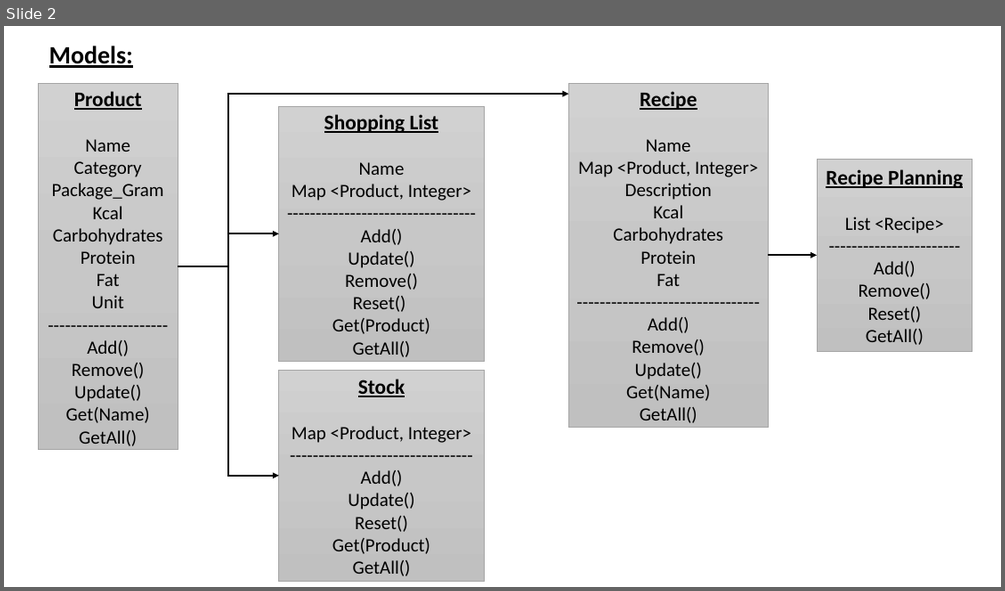
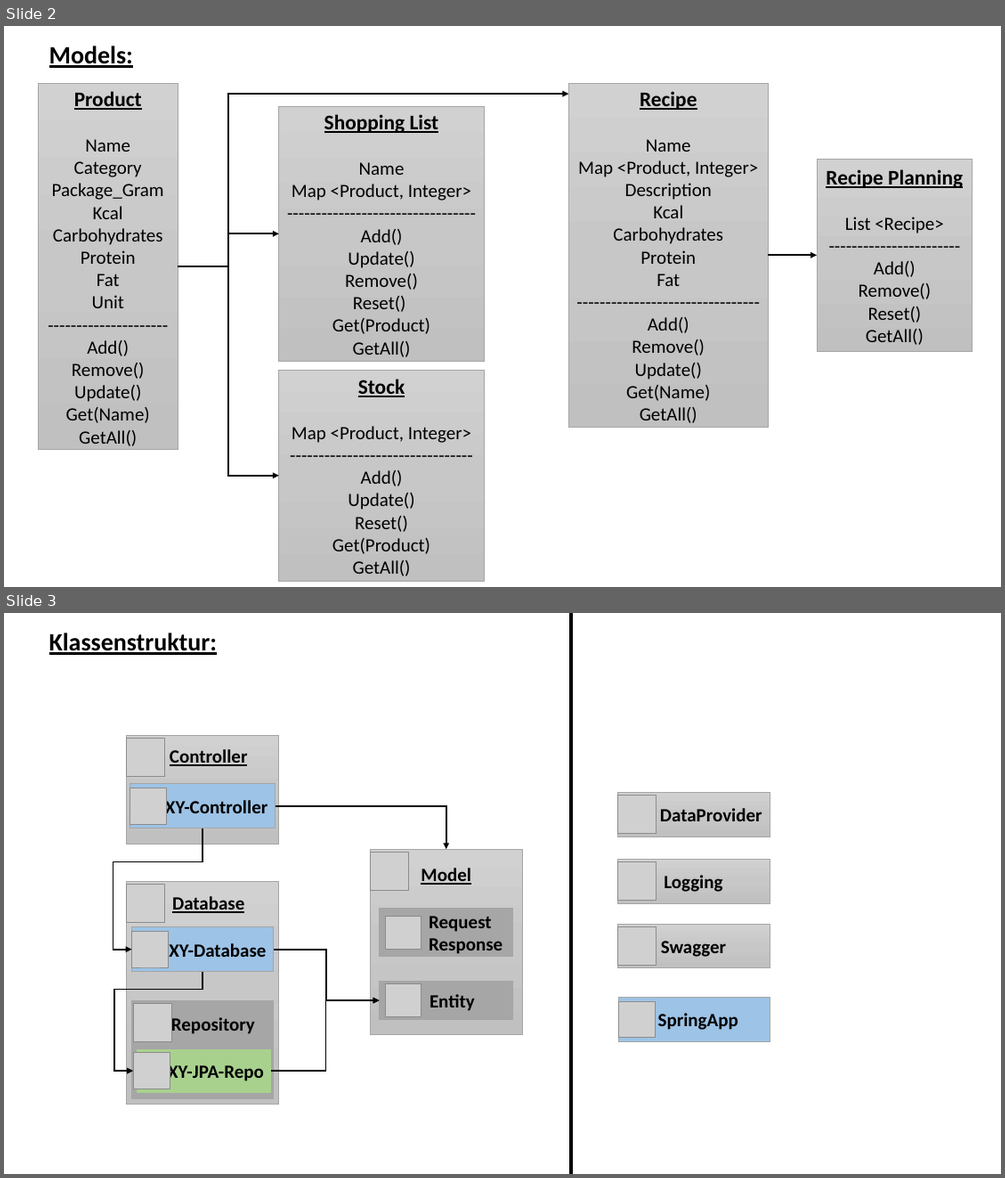
Before and after one commit to FoodAppGroup/FoodApp-Server, a slide deck: .documentation/files/Modelling.pptx. Shown one above the other, each under a label of ours: slide 2 before the commit, slides 2 and 3 after it. The pictures are 1005x591 and 1005x1178 pixels, drawn with LibreOffice and Linux fonts; fonts in the diff are those of the drawing; grey boxes stand for pictures. Boxes give left, top, right and bottom in pixels: in the first picture for what was removed or moved away, otherwise in the second. Text is boxed around its words. In the diff, an @@ line names an element or a change of style, - is before the commit and + after.

```diff
--- a/.documentation/files/Modelling.pptx
+++ b/.documentation/files/Modelling.pptx
@@ slide 3 added at box(4, 613, 1001, 1174), background #FFFFFF @@
@@ text added at box(49, 633, 217, 655), 24 pt, text #000000, bold, underline @@
+Klassenstruktur:
@@ line added from (571, 613) to (571, 1174), #000000 4 pt @@
@@ rectangle added at box(126, 735, 278, 844), fill gradient #D2D2D2 to #C8C8C8 to #C0C0C0, outline #A5A5A5 0.5 pt, 18 pt, text #000000, bold, underline @@
+Controller
@@ picture added at box(126, 738, 164, 776) @@
@@ rectangle added at box(129, 784, 275, 827), fill #9DC3E6, outline #A5A5A5 0.5 pt, 18 pt, text #000000, bold @@
+XY-Controller
@@ picture added at box(129, 788, 165, 824) @@
@@ rectangle added at box(617, 793, 769, 836), fill gradient #D2D2D2 to #C8C8C8 to #C0C0C0, outline #A5A5A5 0.5 pt, 18 pt, text #000000, bold @@
+DataProvider
@@ picture added at box(617, 795, 655, 834) @@
@@ elbow arrow added from (275, 806) to (446, 850), #000000 1.5 pt @@
@@ elbow arrow added from (202, 828) to (132, 949), #000000 1.5 pt @@
@@ rectangle added at box(371, 850, 523, 1034), fill gradient #D2D2D2 to #C8C8C8 to #C0C0C0, outline #A5A5A5 0.5 pt, 18 pt, text #000000, bold, underline @@
+Model
@@ picture added at box(371, 852, 409, 891) @@
@@ rectangle added at box(617, 859, 769, 903), fill gradient #D2D2D2 to #C8C8C8 to #C0C0C0, outline #A5A5A5 0.5 pt, 18 pt, text #000000, bold @@
+Logging
@@ picture added at box(617, 862, 655, 900) @@
@@ rectangle added at box(126, 882, 278, 1104), fill gradient #D2D2D2 to #C8C8C8 to #C0C0C0, outline #A5A5A5 0.5 pt, 18 pt, text #000000, bold, underline @@
+Database
@@ picture added at box(126, 884, 164, 923) @@
@@ rectangle added at box(132, 927, 274, 971), fill #9DC3E6, outline #A5A5A5 0.5 pt, 18 pt, text #000000, bold @@
+XY-Database
@@ picture added at box(132, 931, 168, 966) @@
@@ rectangle added at box(380, 908, 512, 957), fill #A6A6A6, outline #A5A5A5 0.5 pt, 18 pt, text #000000, bold @@
+Request
+Response
@@ picture added at box(386, 916, 421, 949) @@
@@ rectangle added at box(617, 924, 769, 967), fill gradient #D2D2D2 to #C8C8C8 to #C0C0C0, outline #A5A5A5 0.5 pt, 18 pt, text #000000, bold @@
+Swagger
@@ picture added at box(617, 926, 655, 965) @@
@@ elbow arrow added from (274, 949) to (380, 1000), #000000 1.5 pt @@
@@ elbow arrow added from (202, 971) to (133, 1070), #000000 1.5 pt @@
@@ rectangle added at box(380, 981, 512, 1019), fill #A6A6A6, outline #A5A5A5 0.5 pt, 18 pt, text #000000, bold @@
+Entity
@@ picture added at box(386, 984, 421, 1017) @@
@@ rectangle added at box(132, 1001, 274, 1099), fill #A6A6A6, outline #A5A5A5 0.5 pt, 18 pt, text #000000, bold @@
+Repository
@@ picture added at box(133, 1004, 171, 1041) @@
@@ elbow arrow added from (272, 1070) to (380, 1000), #000000 1.5 pt @@
@@ rectangle added at box(619, 997, 769, 1041), fill #9DC3E6, outline #A5A5A5 0.5 pt, 18 pt, text #000000, bold @@
+SpringApp
@@ picture added at box(619, 1001, 655, 1037) @@
@@ picture added at box(133, 1052, 170, 1088) @@
@@ rectangle added at box(137, 1048, 272, 1093), fill #A9D18E, outline #A5A5A5 0.5 pt, 18 pt, text #000000, bold @@
+XY-JPA-Repo
```
Also in this commit, not shown: 14 other files.
